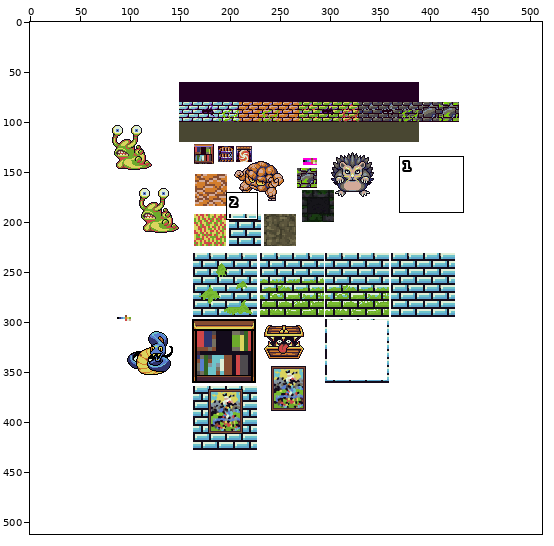
Sprite sheet -- tiles/tileset_wip.png. Above, an overview of the earlier version with the close-up marked.
Close-up. As it was:
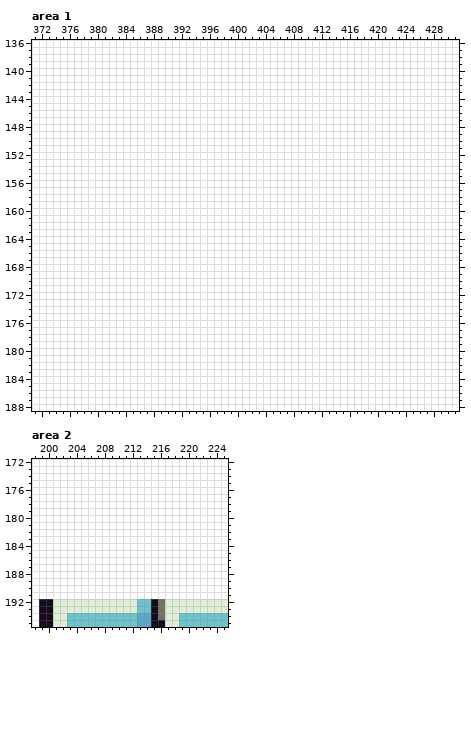
The file is 512x512 pixels. Colours within 5 levels of each other are drawn and written as one. Shown: area 1: x 371..431, y 136..188; area 2: x 198..225, y 172..195.
Now the later version:
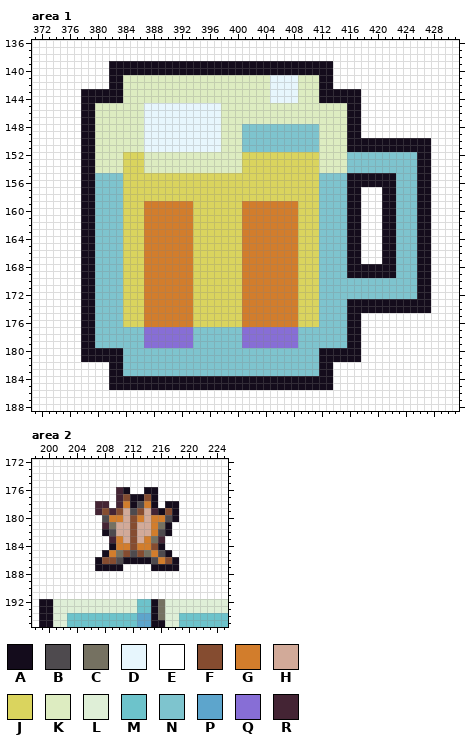
Palette (. is transparent): A #140c1c  B #4e4a4e  C #757161  D #e7f6fd  E #ffffff  F #854c30  G #d27d2c  H #d2aa99  J #dad45e  K #ddecc1  L #dfefd7  M #6dc3cb  N #7ec4ce  P #5da5cc  Q #876ed6  R #442434
The exact change:
Area 1:
y 139..140: x 382..413 EEEEEEEEEEEEEEEEEEEEEEEEEEEEEEEE -> AAAAAAAAAAAAAAAAAAAAAAAAAAAAAAAA
y 141..142: x 382..413 EEEEEEEEEEEEEEEEEEEEEEEEEEEEEEEE -> AAKKKKKKKKKKKKKKKKKKKKKDDDDKKKAA
y 143..144: x 378..417 EEEEEEEEEEEEEEEEEEEEEEEEEEEEEEEEEEEEEEEE -> AAAAAAKKKKKKKKKKKKKKKKKKKKKDDDDKKKAAAAAA
y 145..147: x 378..417 EEEEEEEEEEEEEEEEEEEEEEEEEEEEEEEEEEEEEEEE -> AAKKKKKKKDDDDDDDDDDDKKKKKKKKKKKKKKKKKKAA
y 148..149: x 378..417 EEEEEEEEEEEEEEEEEEEEEEEEEEEEEEEEEEEEEEEE -> AAKKKKKKKDDDDDDDDDDDKKKNNNNNNNNNNNKKKKAA
y 150..151: x 378..427 EEEEEEEEEEEEEEEEEEEEEEEEEEEEEEEEEEEEEEEEEEEEEEEEEE -> AAKKKKKKKDDDDDDDDDDDKKKNNNNNNNNNNNKKKKAAAAAAAAAAAA
y 152..154: x 378..427 EEEEEEEEEEEEEEEEEEEEEEEEEEEEEEEEEEEEEEEEEEEEEEEEEE -> AAKKKKJJJKKKKKKKKKKKKKKJJJJJJJJJJJKKKKNNNNNNNNNNAA
y 155..156: x 378..427 EEEEEEEEEEEEEEEEEEEEEEEEEEEEEEEEEEEEEEEEEEEEEEEEEE -> AANNNNJJJJJJJJJJJJJJJJJJJJJJJJJJJJNNNNAAAAAAANNNAA
y 157..158: x 378..417 EEEEEEEEEEEEEEEEEEEEEEEEEEEEEEEEEEEEEEEE -> AANNNNJJJJJJJJJJJJJJJJJJJJJJJJJJJJNNNNAA; x 421..427 EEEEEEE -> AANNNAA
y 159..167: x 378..417 EEEEEEEEEEEEEEEEEEEEEEEEEEEEEEEEEEEEEEEE -> AANNNNJJJGGGGGGGJJJJJJJGGGGGGGGJJJNNNNAA; x 421..427 EEEEEEE -> AANNNAA
y 168..169: x 378..427 EEEEEEEEEEEEEEEEEEEEEEEEEEEEEEEEEEEEEEEEEEEEEEEEEE -> AANNNNJJJGGGGGGGJJJJJJJGGGGGGGGJJJNNNNAAAAAAANNNAA
y 170..172: x 378..427 EEEEEEEEEEEEEEEEEEEEEEEEEEEEEEEEEEEEEEEEEEEEEEEEEE -> AANNNNJJJGGGGGGGJJJJJJJGGGGGGGGJJJNNNNNNNNNNNNNNAA
y 173..174: x 378..427 EEEEEEEEEEEEEEEEEEEEEEEEEEEEEEEEEEEEEEEEEEEEEEEEEE -> AANNNNJJJGGGGGGGJJJJJJJGGGGGGGGJJJNNNNAAAAAAAAAAAA
y 175..176: x 378..417 EEEEEEEEEEEEEEEEEEEEEEEEEEEEEEEEEEEEEEEE -> AANNNNJJJGGGGGGGJJJJJJJGGGGGGGGJJJNNNNAA
y 177..179: x 378..417 EEEEEEEEEEEEEEEEEEEEEEEEEEEEEEEEEEEEEEEE -> AANNNNNNNQQQQQQQNNNNNNNQQQQQQQQNNNNNNNAA
y 180..181: x 378..417 EEEEEEEEEEEEEEEEEEEEEEEEEEEEEEEEEEEEEEEE -> AAAAAANNNNNNNNNNNNNNNNNNNNNNNNNNNNAAAAAA
y 182..183: x 382..413 EEEEEEEEEEEEEEEEEEEEEEEEEEEEEEEE -> AANNNNNNNNNNNNNNNNNNNNNNNNNNNNAA
y 184..185: x 382..413 EEEEEEEEEEEEEEEEEEEEEEEEEEEEEEEE -> AAAAAAAAAAAAAAAAAAAAAAAAAAAAAAAA
Area 2:
y 176: x 210..211 EE -> RA; x 214..215 EE -> AA
y 177: x 210..215 EEEEEE -> RFAAFA
y 178: x 207..208 EE -> RR; x 210..215 EEEEEE -> RGABGA; x 217..218 EE -> AA
y 179: x 207..218 EEEEEEEEEEEE -> RFRFHBFHRAFA
y 180: x 208..218 EEEEEEEEEEE -> BGGHFGHGGBA
y 181: x 208..217 EEEEEEEEEE -> RCHHFHHGCA
y 182: x 208..217 EEEEEEEEEE -> ABHHFHHGBA
y 183: x 209..216 EEEEEEEE -> RGHFHGCR
y 184: x 209..216 EEEEEEEE -> AGGFGGFA
y 185: x 208..217 EEEEEEEEEE -> AGCFBFCGBA
y 186: x 207..218 EEEEEEEEEEEE -> AFFBAAAABGFA
y 187: x 207..210 EEEE -> AAAA; x 215..218 EEEE -> AAAA
Changed places in both close-ups, as pixel boxes (x1, y1, x2, y2):
changed: (81, 61, 431, 390)
changed: (95, 487, 179, 571)
